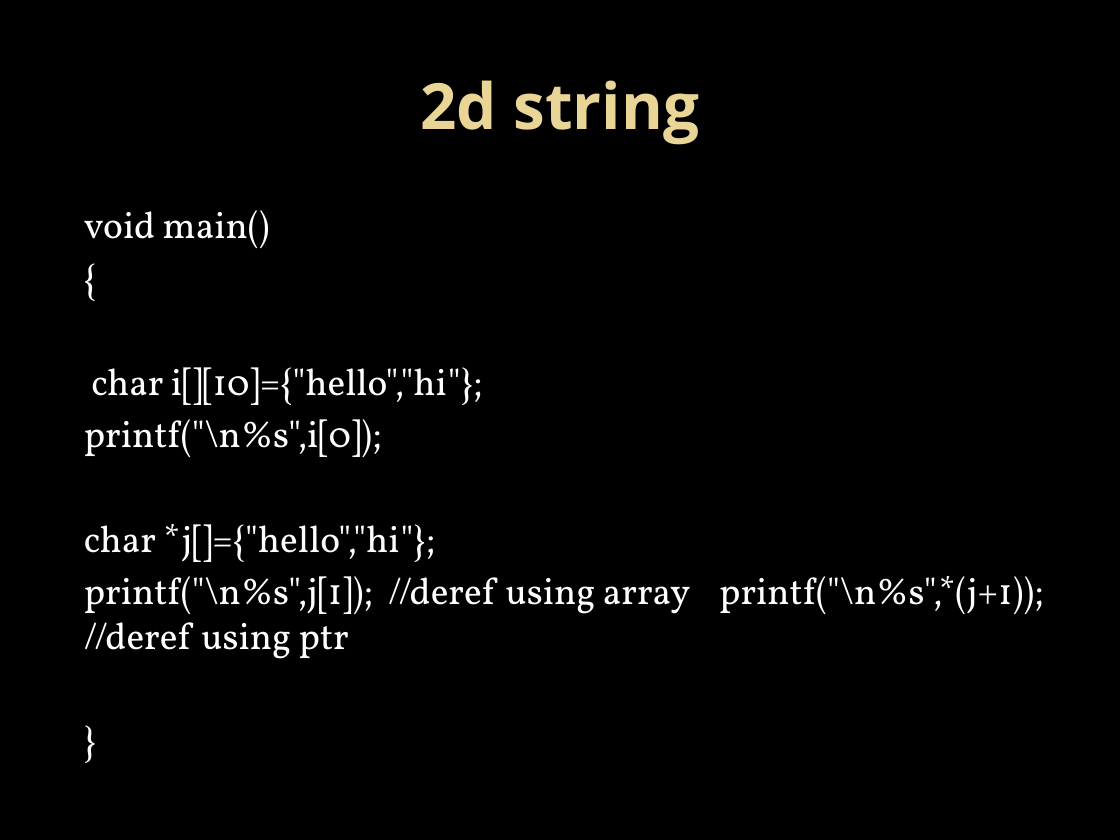
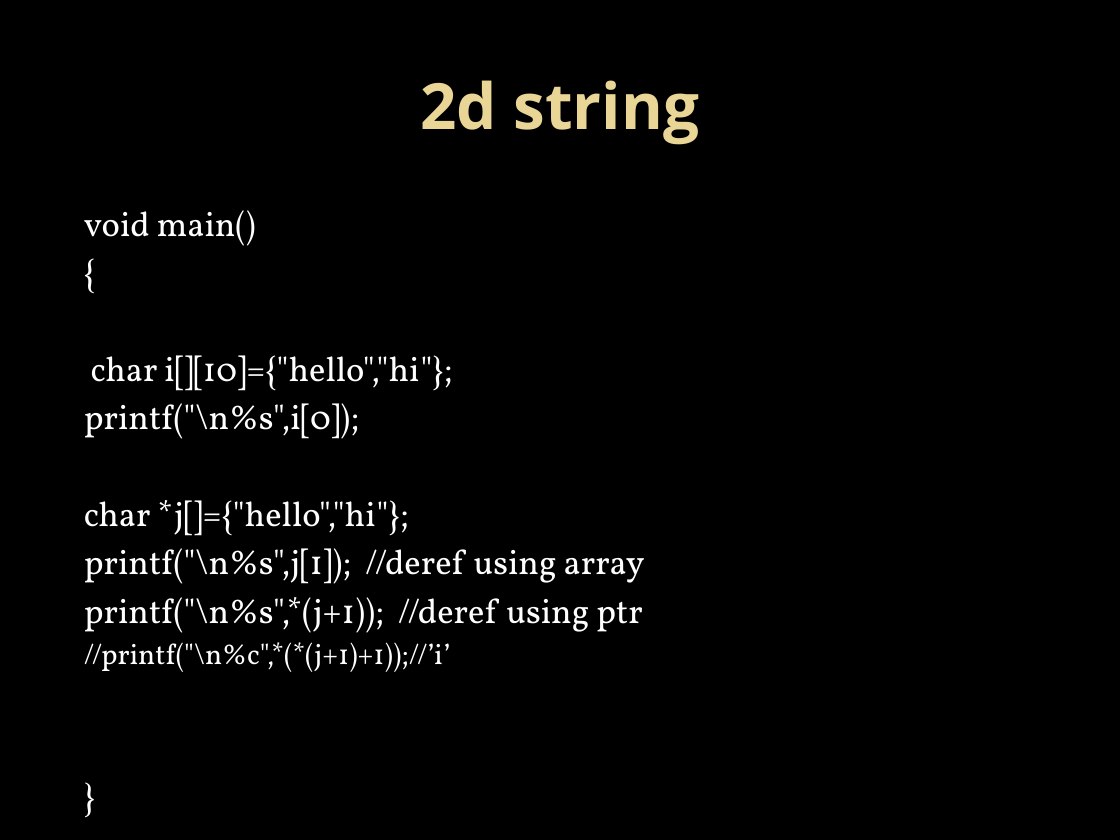
Before and after one commit to Mahesh-7/C_Programs, a slide deck: slide 4 of PPT/string.pptx. Drawn at 1120x840 pixels with LibreOffice and Linux fonts; fonts in the diff are those of the drawing; background and template pictures are left out. Boxes give left, top, right and bottom in pixels: in the first picture for what was removed or moved away, otherwise in the second. Text is boxed around its words. In the diff, an @@ line names an element or a change of style, - is before the commit and + after.

```diff
--- a/PPT/string.pptx
+++ b/PPT/string.pptx
@@ text at <box>84,210,452,536</box>: size 24 to 22.2 pt in "void main()", "{", "char i[][10]={"hello","hi"};", "printf("\n%s",i[0]);" and 2 more places @@
@@ text at <box>84,548,645,672</box>: text changed; size 24 to 22.2 pt @@
-printf("\n%s",j[1]); //deref using array printf("\n%s",*(j+1)); //deref using ptr
+printf("\n%s",j[1]); //deref using array
+printf("\n%s",*(j+1)); //deref using ptr
+  //printf("\n%c",*(*(j+1)+1));//’i’
```
Also in this commit, not shown: 1 other slide changed, 1 slide added.
